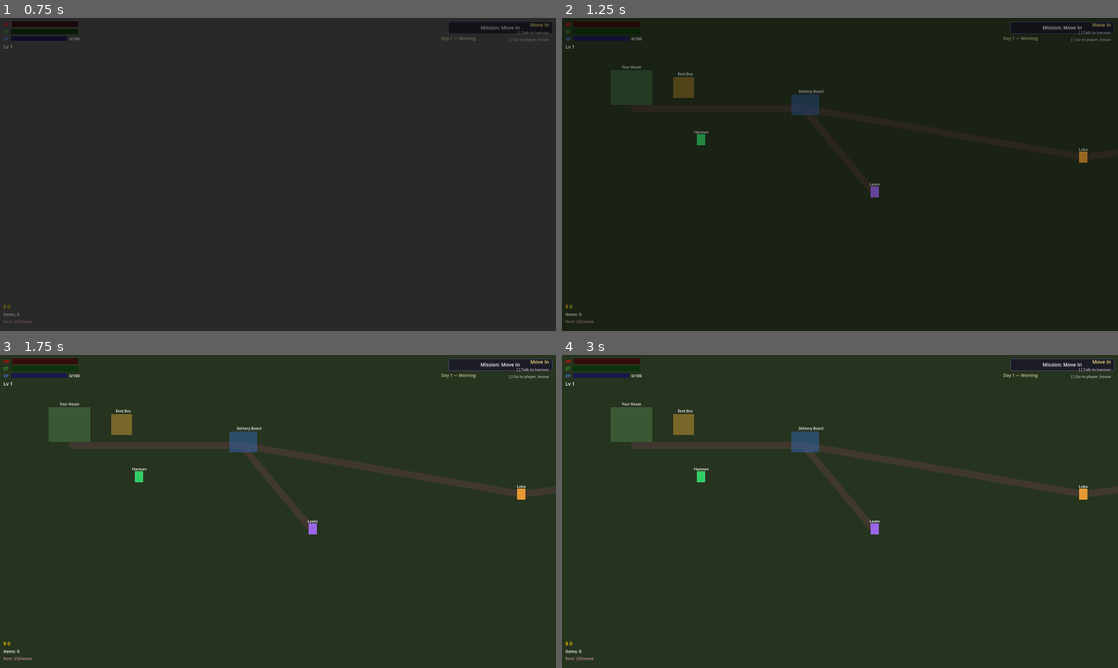
Above: before the commit, frames 1-4 (two rows, left to right).
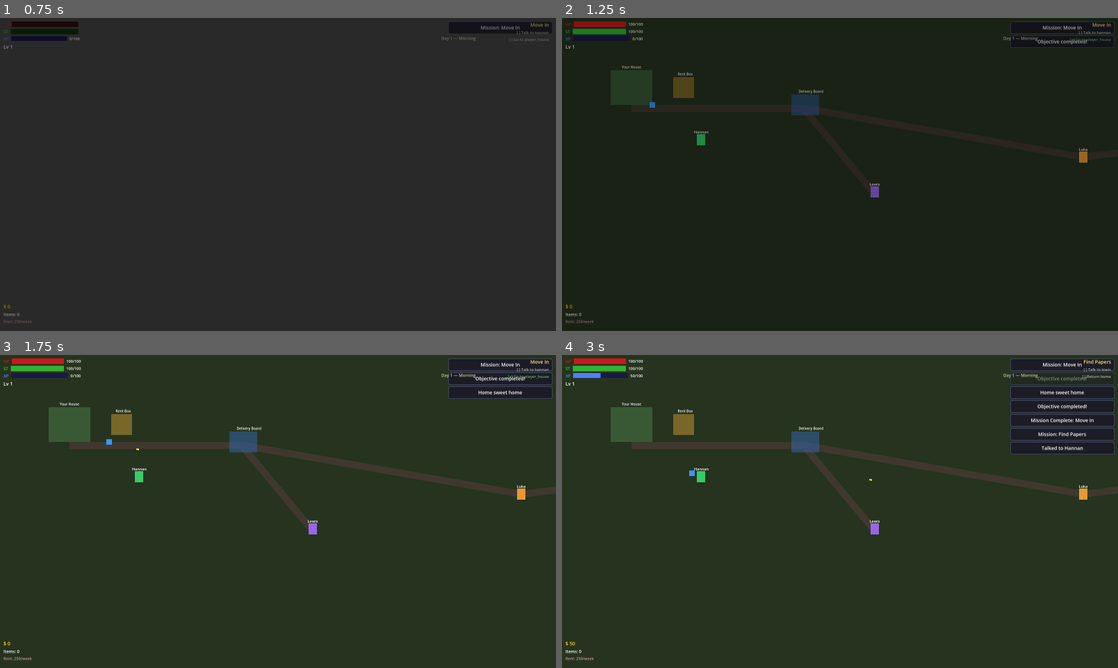
Above: after the commit, the same moments.

Repository: rzeminski16-cell/TheSwanGame
Game: Godot game, scene res://scenes/Main.tscn
Two runs of this game, one before a commit and one after it. Both use one fixed random seed, a clock stepped at 60 frames per second and the inputs below.
Inputs (mouse positions are in pixels of both pictures, inside the frame that each line leads up to):
- Up to frame 1 (0.75 s): click "New Game" at 0.5 s
- Up to frame 2 (1.25 s): no input
- Up to frame 3 (1.75 s): tap Enter at 1.25 s; move the mouse to (400, 495) at 1.27 s; hold D (move_right) from 1.28 s (still down); hold E (interact) from 1.28 s (still down); click (400, 495) at 1.42 s; tap Space at 1.52 s
- Up to frame 4 (3 s): move the mouse to (728, 527) at 2.02 s; release D (move_right) at 2.03 s; release E (interact) at 2.03 s; hold S (move_down) 2.03-2.78 s; tap Enter at 2.1 s; tap Space at 2.27, 2.75 s; move the mouse to (895, 442) at 2.77 s; hold D (move_right) from 2.78 s (still down); hold E (interact) from 2.78 s (still down)

Frame 1 is identical in both runs. In frame 2, 0.7% of the frame differs, in the area x 1-100%, y 1-29%; in frame 3, 0.9%; in frame 4, 1.7%, in the area x 1-100%, y 1-93%.

Commit message:
Fix player not spawning on New Game / Load Game
GameState.peer_player_map was never initialized in single-player mode,
so MultiplayerManager.get_all_player_ids() returned an empty array and
OverworldScene._spawn_player() had nothing to iterate.

Now SaveManager.new_game() and load_game() both set up the peer-player
mapping for player 1 when not in multiplayer.

https://claude.ai/code/session_01MWefrQoUKrZ3uHRqMa2TSM

Diff:
--- a/scripts/managers/save_manager.gd
+++ b/scripts/managers/save_manager.gd
@@ -111,6 +111,12 @@
 	if save_data.has("player_names"):
 		GameState.player_names = save_data["player_names"]
 
+	# Initialize single-player peer assignment if not in multiplayer
+	if not GameState.is_multiplayer:
+		GameState.peer_player_map[1] = 1
+		GameState.player_peer_map[1] = 1
+		GameState.active_peer_ids = [1]
+
 	# Restore scene
 	var scene_path: String = save_data.get("scene_path", "res://scenes/OverworldScene.tscn")
 	var scene_manager = get_node_or_null("/root/Main/SceneManager")
@@ -134,6 +140,12 @@
 	DungeonManager.load_save_data({})
 	MissionManager.load_save_data({})
 	TimeManager.load_save_data({})
+
+	# Initialize single-player peer assignment if not in multiplayer
+	if not GameState.is_multiplayer:
+		GameState.peer_player_map[1] = 1
+		GameState.player_peer_map[1] = 1
+		GameState.active_peer_ids = [1]
 
 	# Start in overworld
 	var scene_manager = get_node_or_null("/root/Main/SceneManager")
